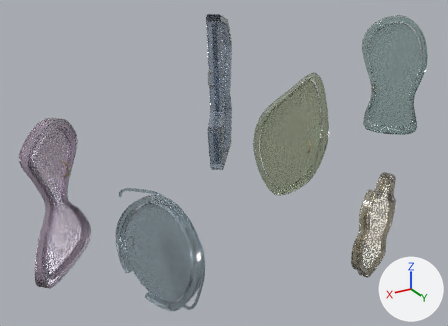
The Blender file blender/door-studies.blend, before and after one commit.
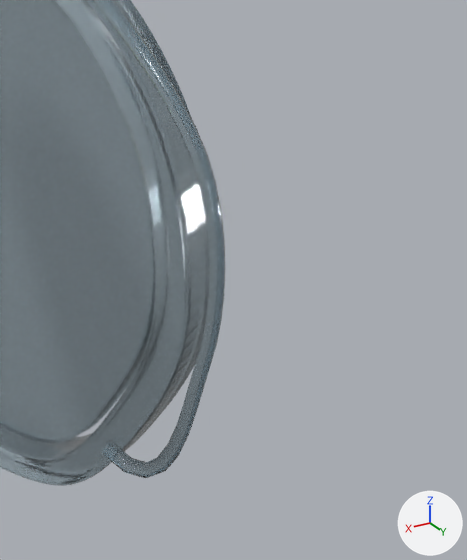
The first picture shows the older version from a 50 mm camera at (7.85, 11.53, 10.2) aimed at (0.67, -0.45, 4.22). The close-ups show the older and then the newer version on the part from 36% to 57% of the width and 66% to 100% of the height of that picture. Only the edits that show in the close-ups are written down. The axes (+X, +Y, +Z) are drawn at lower right. The lights are the same throughout.

Objects in the first close-up: 'Fixed_GlassFrame.005', 'Fixed_OrbitEcho', 'Moving_GlassLeaf.005' and 1 more.
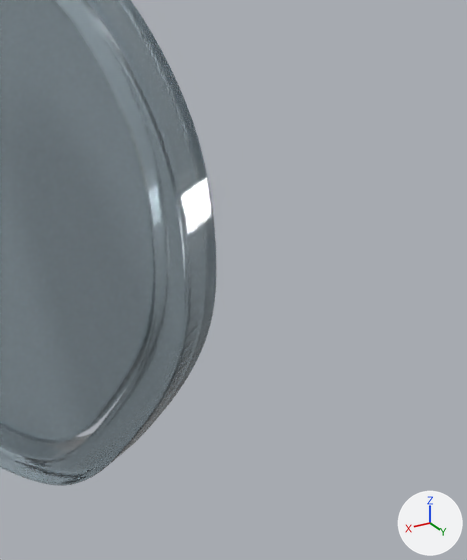
Patch to the scene script:
```diff
--- a/blender/door-studies.blend.py
+++ b/blender/door-studies.blend.py
@@ ob_fixed_orbitecho @@
-ob_fixed_orbitecho = bpy.data.objects.new('Fixed_OrbitEcho', cu_fixed_orbitecho)
-ob_fixed_orbitecho.parent = ob_orbit_root
-ob_fixed_orbitecho.location = (0.0, 0.0, 0.0)
```

Pixel boxes [x1, y1, x2, y2] of what changed, in the close-ups (467 x 560 px):
'Fixed_OrbitEcho', deleted: before [92, 0, 225, 478]
